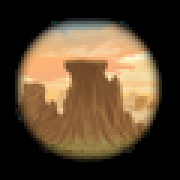
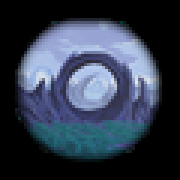
Two versions of the same layered image (180px x 180px). Layer-by-layer changes:
added layer "Layer 36" above "Layer 35" over [left=15, top=18, right=162, bottom=162]
